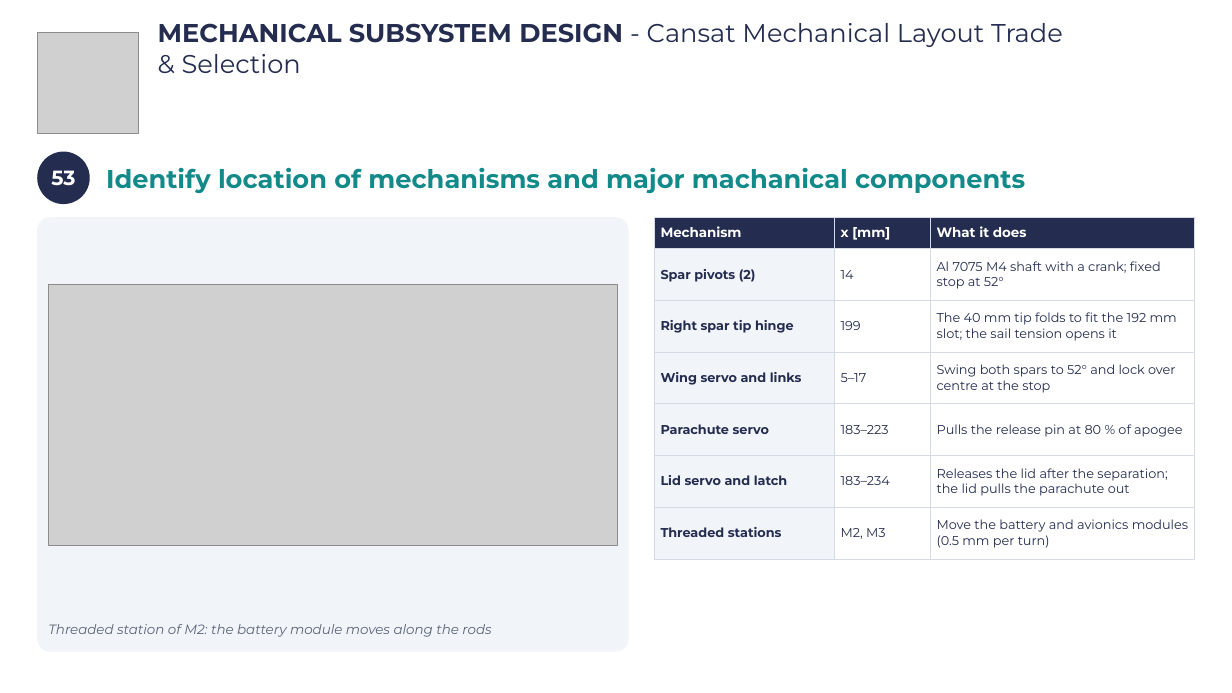
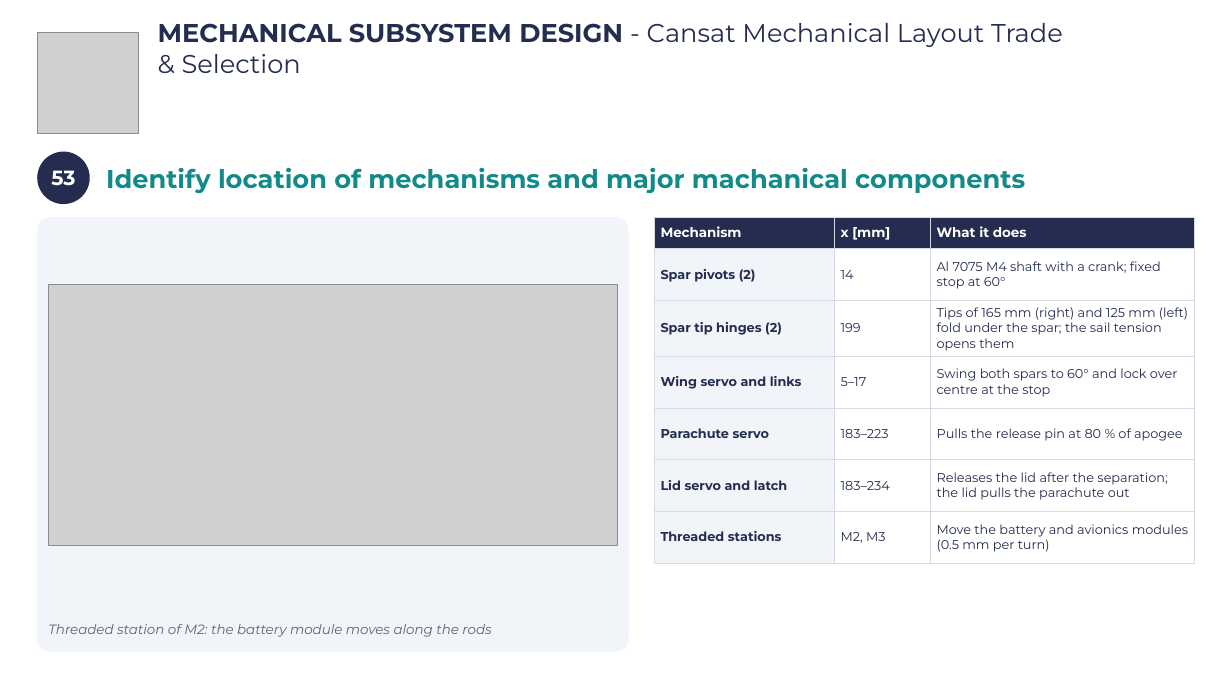
Before and after one commit to Caetano18/proyecto, a slide deck: slide 56 of cansat_pdr/laminas_plantilla/CanSat_PDR_Hermes_V2.pptx. Drawn at 1232x693 pixels with LibreOffice and Linux fonts; fonts in the diff are those of the drawing; grey boxes stand for pictures; background and template pictures are left out. Boxes give left, top, right and bottom in pixels: in the first picture for what was removed or moved away, otherwise in the second. Text is boxed around its words. In the diff, an @@ line names an element or a change of style, - is before the commit and + after.

```diff
--- a/cansat_pdr/laminas_plantilla/CanSat_PDR_Hermes_V2.pptx
+++ b/cansat_pdr/laminas_plantilla/CanSat_PDR_Hermes_V2.pptx
@@ table at <box>654,217,1195,559</box> @@
-row 2, column 3: Al 7075 M4 shaft with a crank; fixed stop at 52°
+row 2, column 3: Al 7075 M4 shaft with a crank; fixed stop at 60°
-row 3, column 1: Right spar tip hinge
+row 3, column 1: Spar tip hinges (2)
-row 3, column 3: The 40 mm tip folds to fit the 192 mm slot; the sail tension opens it
+row 3, column 3: Tips of 165 mm (right) and 125 mm (left) fold under the spar; the sail tension opens them
-row 4, column 3: Swing both spars to 52° and lock over centre at the stop
+row 4, column 3: Swing both spars to 60° and lock over centre at the stop
```
Also in this commit, not shown: 12 other slides changed, 33 other files.
